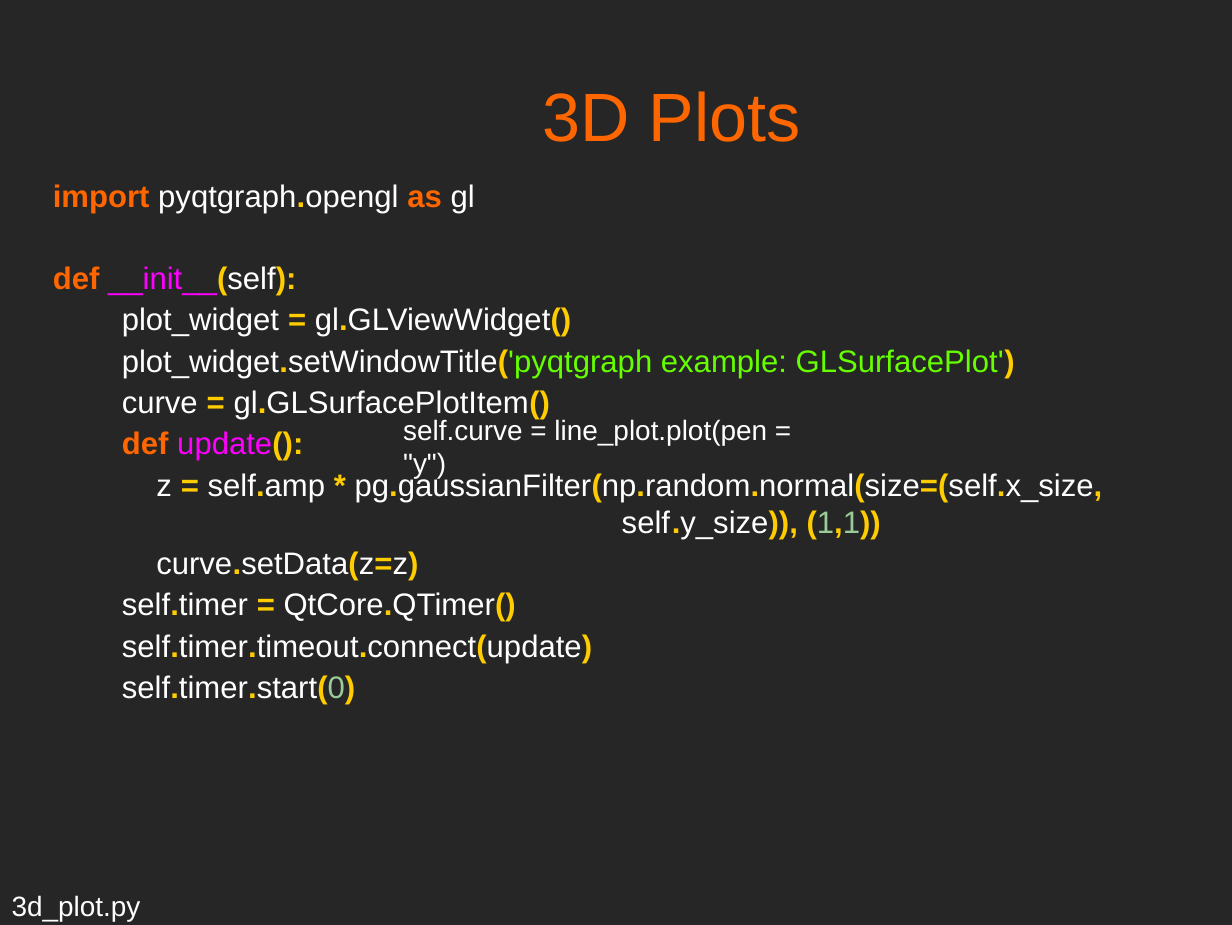
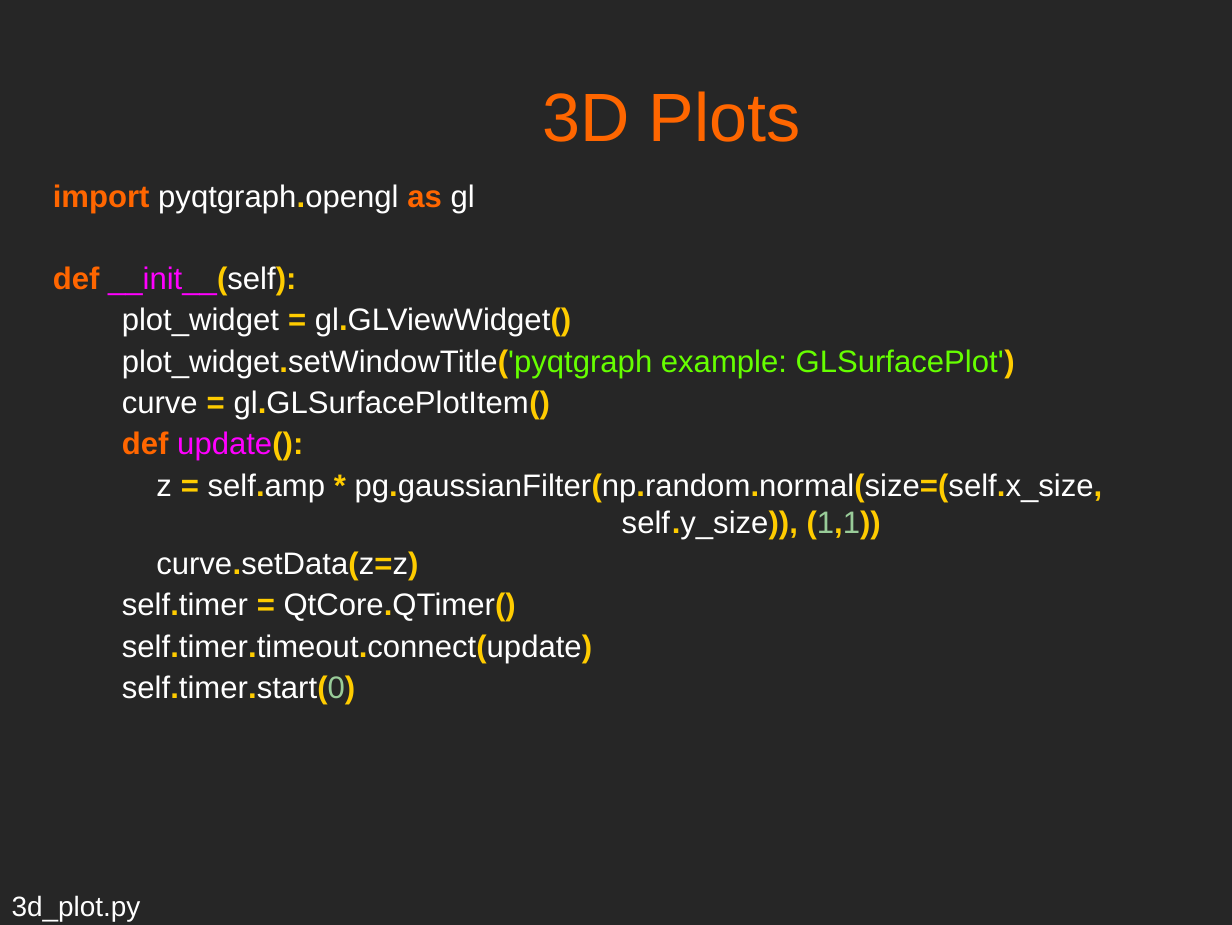
Before and after one commit to mfarhan12/qt-presentation, a slide deck: slide 26 of OPAG QT Presentation.odp (slide 27 before the commit). Drawn at 1232x925 pixels with LibreOffice and Linux fonts; fonts in the diff are those of the drawing. Boxes give left, top, right and bottom in pixels: in the first picture for what was removed or moved away, otherwise in the second. Text is boxed around its words. In the diff, an @@ line names an element or a change of style, - is before the commit and + after.

```diff
--- a/OPAG QT Presentation.odp
+++ b/OPAG QT Presentation.odp
@@ text removed at [403, 419, 767, 478] @@
-self.curve = line_plot.plot(pen = "y")
```
Also in this commit, not shown: 13 other slides changed, 1 slide added, 4 other files.
